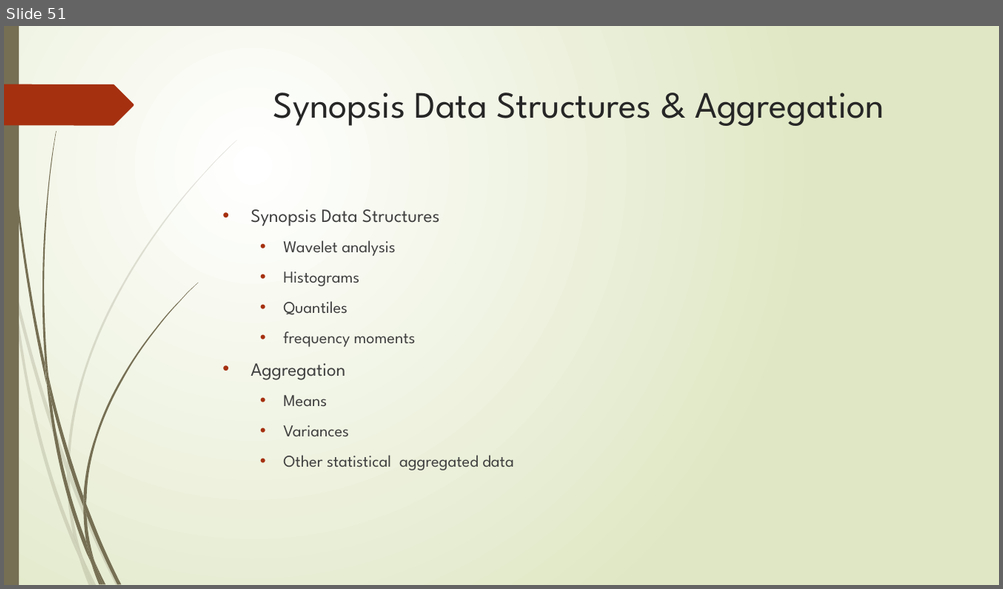
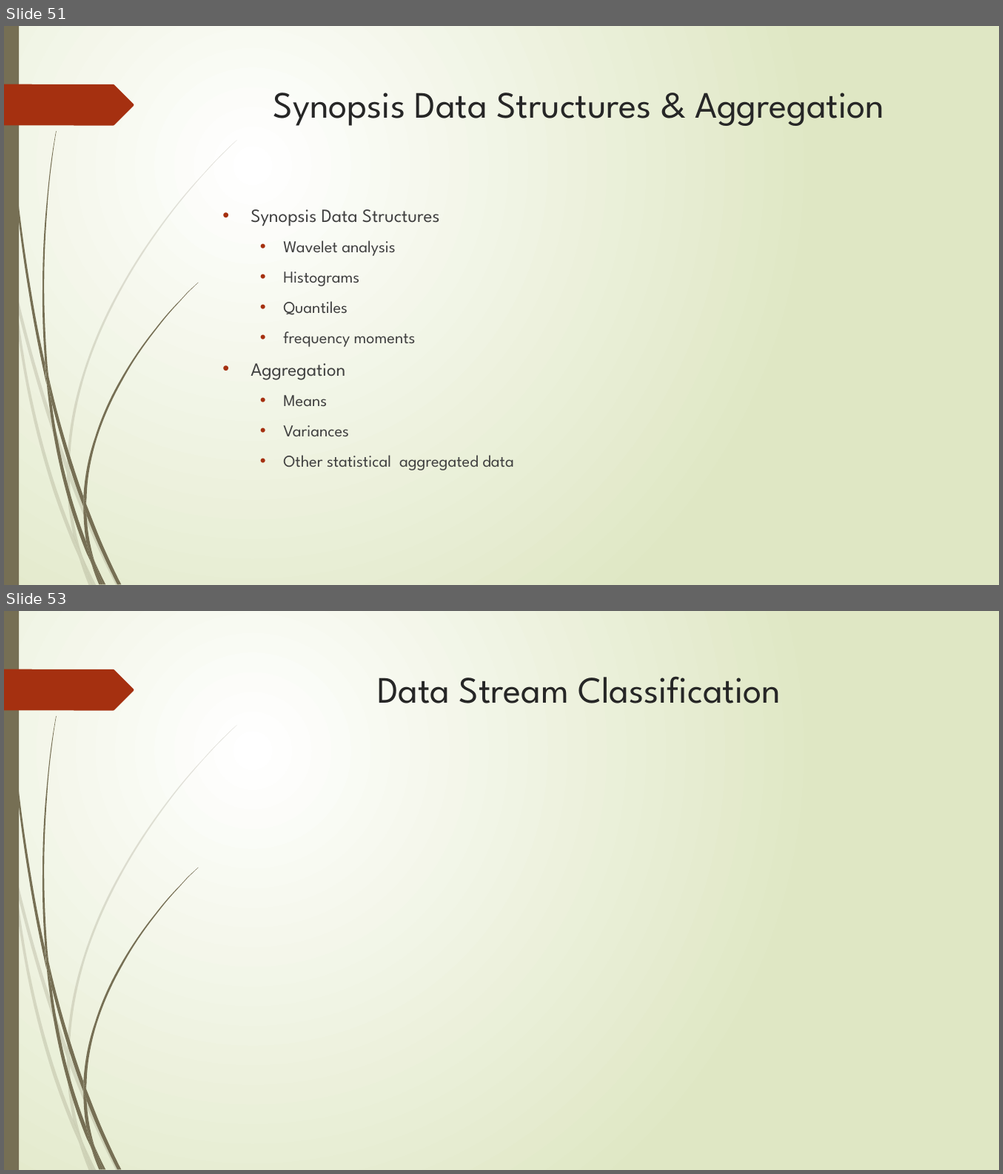
Before and after one commit to zixiaojindao/time-series-survey, a slide deck: slide/tsdm.pptx. Shown one above the other, each under a label of ours: slide 51 before the commit, slides 51 and 53 after it; the slides between them are not shown. The pictures are 1003x589 and 1003x1174 pixels, drawn with LibreOffice and Linux fonts; fonts in the diff are those of the drawing. Boxes give left, top, right and bottom in pixels: in the first picture for what was removed or moved away, otherwise in the second. Text is boxed around its words. In the diff, an @@ line names an element or a change of style, - is before the commit and + after.

```diff
--- a/slide/tsdm.pptx
+++ b/slide/tsdm.pptx
@@ slide 53 added at bbox=[4, 611, 999, 1170], background gradient #FFFFFF to #DFE8C4; not listed: 24 template elements that a slide beside it also shows @@
@@ title added at bbox=[377, 676, 780, 703], 36 pt, text #262626 @@
+Data Stream Classification
```
Also in this commit, not shown: 1 other slide added, 3 other files.
